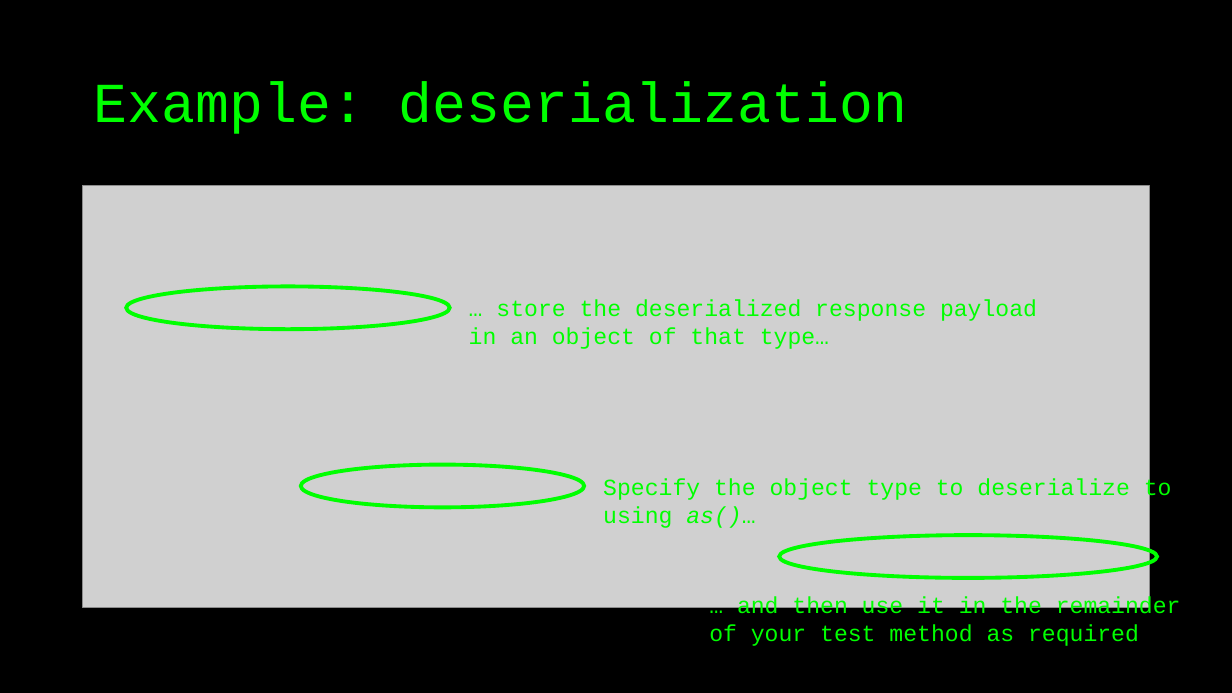
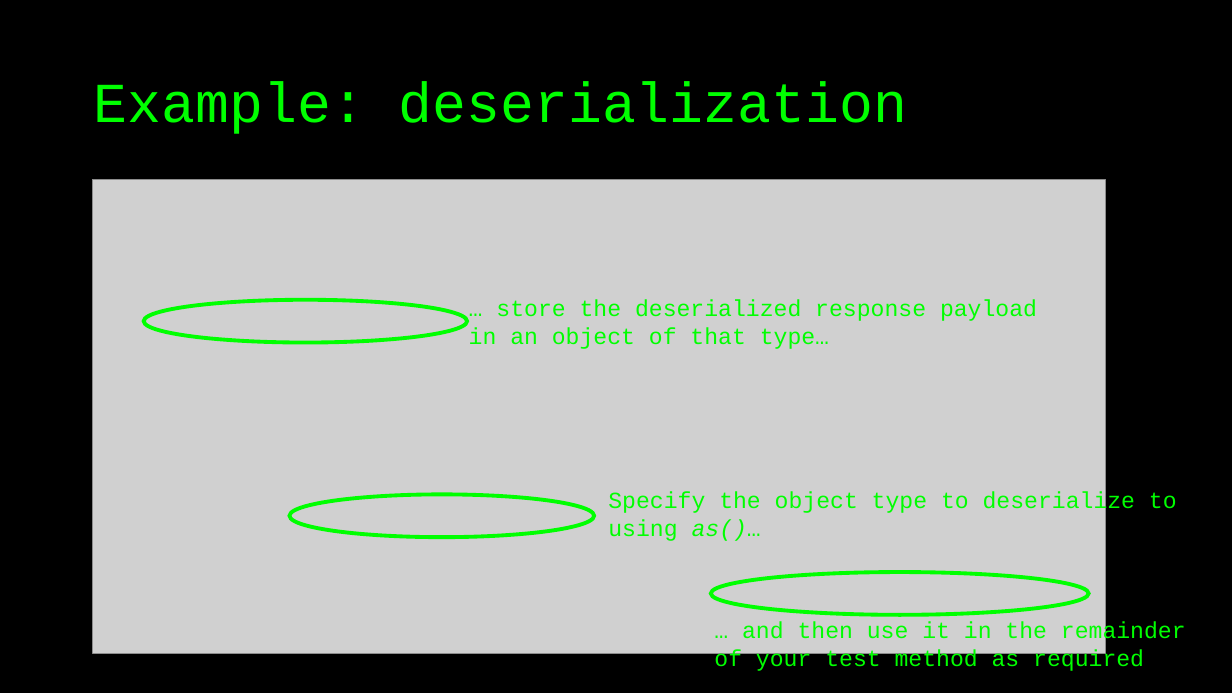
Before and after one commit to basdijkstra/rest-assured-workshop, a slide deck: slide 67 of RestAssuredWorkshop.pptx. Drawn at 1232x693 pixels with LibreOffice and Linux fonts; fonts in the diff are those of the drawing; grey boxes stand for pictures. Boxes give left, top, right and bottom in pixels: in the first picture for what was removed or moved away, otherwise in the second. Text is boxed around its words. In the diff, an @@ line names an element or a change of style, - is before the commit and + after.

Commit message:
Fix bug in slides

```diff
--- a/RestAssuredWorkshop.pptx
+++ b/RestAssuredWorkshop.pptx
@@ picture: place and size @@
-picture at bbox=[82, 186, 1149, 608]
+picture at bbox=[93, 179, 1106, 653]
@@ ellipse: place and size @@
-ellipse at bbox=[127, 287, 450, 329]
+ellipse at bbox=[144, 299, 468, 342]
@@ ellipse: place and size @@
-ellipse at bbox=[301, 465, 585, 507]
+ellipse at bbox=[289, 494, 594, 537]
@@ text "Specify the object type to ...": place and size @@
-text "Specify the object type to ..." at bbox=[603, 479, 1172, 528]
+text "Specify the object type to ..." at bbox=[608, 491, 1177, 541]
@@ ellipse: place and size @@
-ellipse at bbox=[779, 535, 1157, 578]
+ellipse at bbox=[711, 572, 1089, 615]
@@ text "… and then use it ...": place and size @@
-text "… and then use it ..." at bbox=[709, 597, 1181, 646]
+text "… and then use it ..." at bbox=[714, 622, 1186, 671]
```
Also in this commit, not shown: 1 other slide changed, 2 other files.
